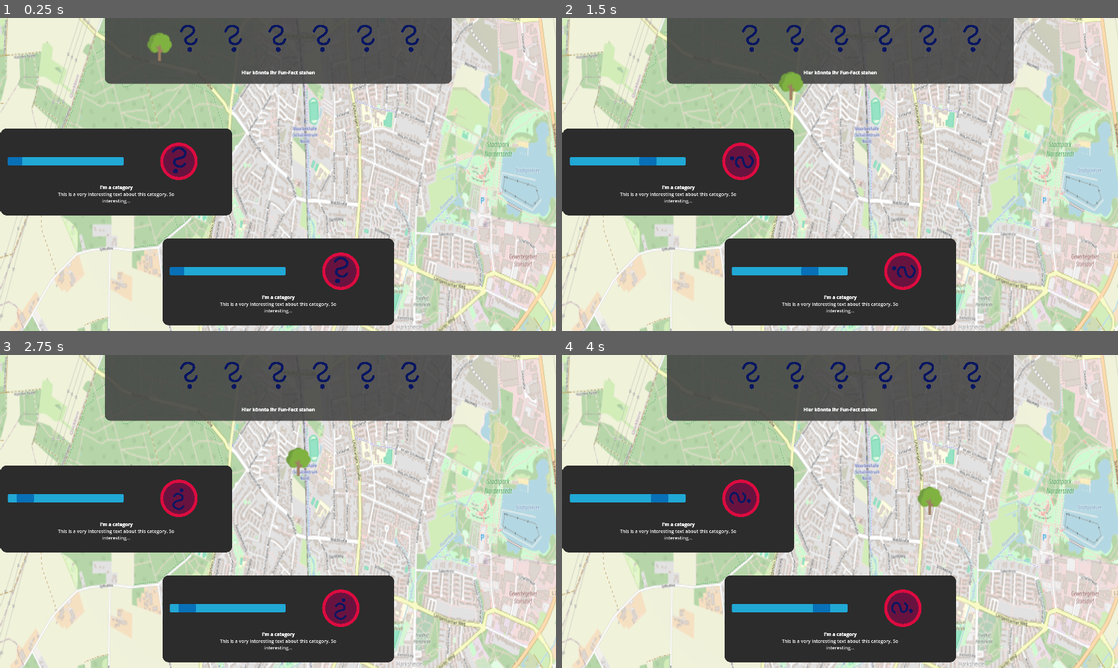
Above: before the commit, frames 1-4 (two rows, left to right).
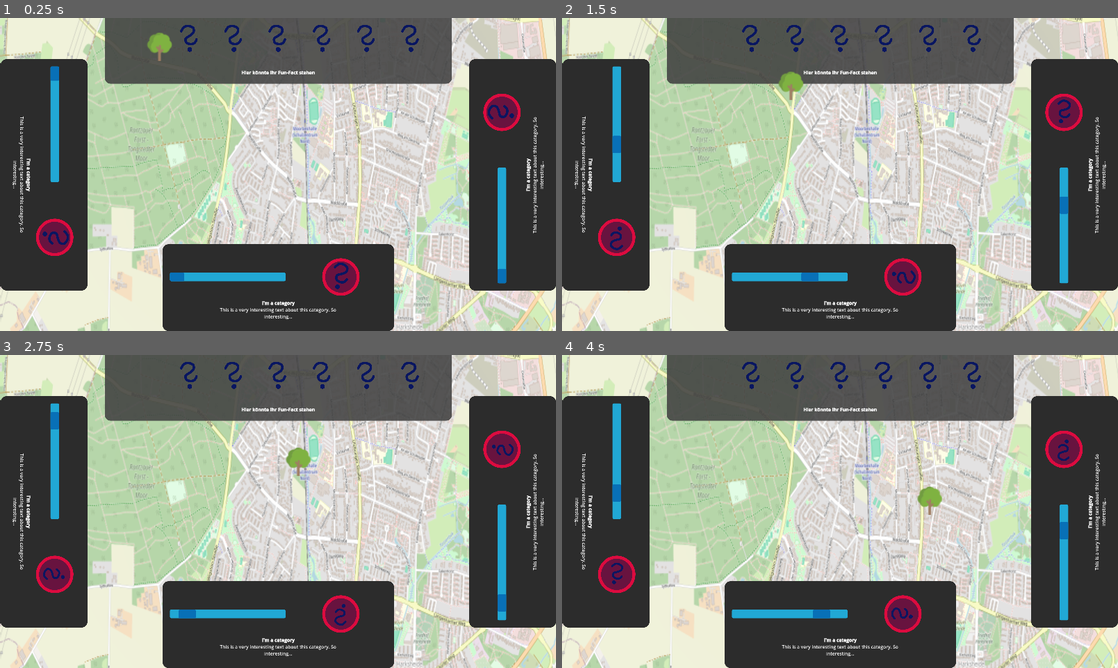
Above: after the commit, the same moments.

Repository: jlddorf/CrossInnovationClass25Norderstedt
Game: Godot game, scene res://scenes/map.tscn
The game is run twice, just before and just after one commit, with the same random seed, the same clock (stepped at 60 frames per second) and the same inputs.
Inputs (mouse positions are in pixels of both pictures, inside the frame that each line leads up to):
- Up to frame 1 (0.25 s): no input
- Up to frame 2 (1.5 s): click (901, 271) at 0.52 s; click (901, 271) at 1.27 s
- Up to frame 3 (2.75 s): click (339, 608) at 2.02 s
- Up to frame 4 (4 s): no input

The runs differ from the first frame. In frame 1, 30% of the frame differs, in the area x 0-100%, y 13-100%; in frame 2, 30%; in frame 3, 30%; in frame 4, 30%.

Commit message:
align stations correctly

Diff:
--- a/scenes/ui_manager.tscn
+++ b/scenes/ui_manager.tscn
@@ -28,7 +28,7 @@
 
 [node name="StationController2" parent="StationControllers" node_paths=PackedStringArray("playerContainer") instance=ExtResource("1_rwj1f")]
 player_id = 2
-playerContainer = NodePath("../../Viewport/PlayerContainer2")
+playerContainer = NodePath("")
 
 [node name="Viewport" type="MarginContainer" parent="."]
 layout_mode = 1
@@ -41,8 +41,72 @@
 [node name="PlayerContainer" parent="Viewport" instance=ExtResource("2_j2mt3")]
 layout_mode = 2
 
-[node name="PlayerContainer2" parent="Viewport" instance=ExtResource("2_j2mt3")]
-layout_mode = 2
+[node name="Control2" type="Control" parent="Viewport"]
+layout_mode = 2
+size_flags_horizontal = 8
+size_flags_vertical = 4
+
+[node name="Control" type="Control" parent="Viewport/Control2"]
+layout_mode = 1
+anchors_preset = 6
+anchor_left = 1.0
+anchor_top = 0.5
+anchor_right = 1.0
+anchor_bottom = 0.5
+offset_left = -300.0
+offset_top = -400.0
+offset_bottom = 400.0
+grow_horizontal = 0
+grow_vertical = 2
+
+[node name="PlayerContainer2" parent="Viewport/Control2/Control" instance=ExtResource("2_j2mt3")]
+layout_mode = 1
+anchors_preset = 8
+anchor_left = 0.5
+anchor_top = 0.5
+anchor_right = 0.5
+anchor_bottom = 0.5
+offset_left = -400.0
+offset_top = -150.0
+offset_right = 400.0
+offset_bottom = 150.0
+grow_horizontal = 2
+grow_vertical = 2
+rotation = -1.5708
+pivot_offset = Vector2(400, 150)
+size_flags_horizontal = 0
+size_flags_vertical = 4
+
+[node name="Control3" type="Control" parent="Viewport"]
+layout_mode = 2
+size_flags_horizontal = 0
+size_flags_vertical = 4
+
+[node name="Control" type="Control" parent="Viewport/Control3"]
+layout_mode = 1
+anchors_preset = 4
+anchor_top = 0.5
+anchor_bottom = 0.5
+offset_top = -400.0
+offset_right = 300.0
+offset_bottom = 400.0
+grow_vertical = 2
+
+[node name="PlayerContainer2" parent="Viewport/Control3/Control" instance=ExtResource("2_j2mt3")]
+layout_mode = 1
+anchors_preset = 8
+anchor_left = 0.5
+anchor_top = 0.5
+anchor_right = 0.5
+anchor_bottom = 0.5
+offset_left = -400.0
+offset_top = -150.0
+offset_right = 400.0
+offset_bottom = 150.0
+grow_horizontal = 2
+grow_vertical = 2
+rotation = 1.5708
+pivot_offset = Vector2(400, 150)
 size_flags_horizontal = 0
 size_flags_vertical = 4
 
--- /dev/null
+++ b/ui/containerRotate.gd
@@ -0,0 +1,4 @@
+extends Control
+
+func _ready() -> void:
+	position = position + Vector2(-size.x, -size.y/2)
--- /dev/null
+++ b/ui/containerRotateLeft.gd
@@ -0,0 +1,4 @@
+extends Control
+
+func _ready() -> void:
+	position = position + Vector2(size.x, -size.y/2)
--- a/ui/playerContainer.tscn
+++ b/ui/playerContainer.tscn
@@ -17,7 +17,6 @@
 [node name="PlayerContainer" type="MarginContainer"]
 size_flags_horizontal = 4
 size_flags_vertical = 8
-theme_override_constants/margin_bottom = 20
 script = ExtResource("1_j2y57")
 
 [node name="VBoxContainer" type="VBoxContainer" parent="."]
Not shown, added: ui/containerRotate.gd.uid
Not shown, added: ui/containerRotateLeft.gd.uid
